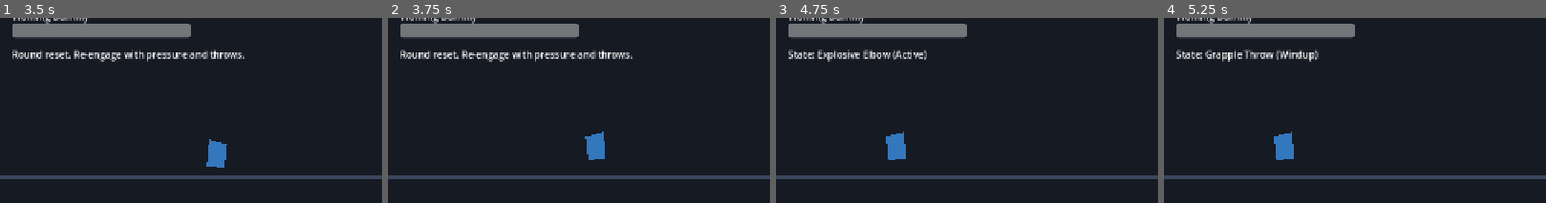
Above: before the commit, frames 1-4 (left to right).
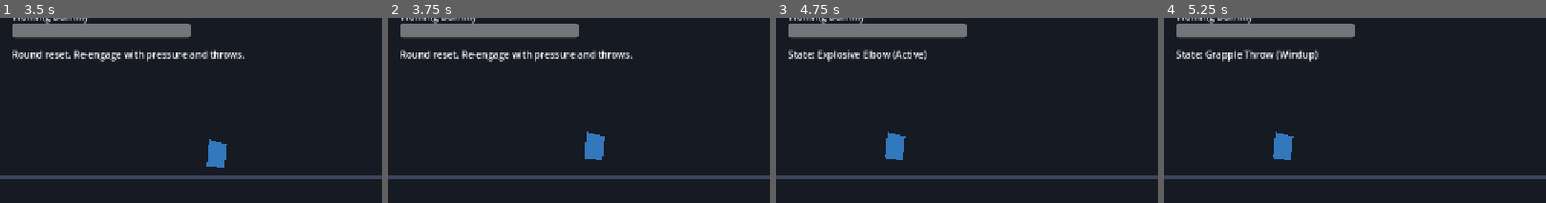
Above: after the commit, the same moments.

Repository: Eli-Blue/Ryuji-Kisaragi
Game: Godot game, scene res://src/scenes/main.tscn
Same seed, same stepped clock (60 frames per second), same inputs: the game is played once before the commit and once after it.
Inputs:
- Up to frame 1 (3.5 s): tap Enter at 0.5 s; hold D (move_right) 0.53-1.28 s; tap K (attack_elbow) at 0.6, 2.3, 2.85 s; tap J (attack_light) at 0.8, 1.35, 3.05 s; hold S (move_down) 1.28-2.03 s; tap L (grapple_throw) at 1.55, 2.1 s; hold D (move_right) 2.03-2.78 s; tap R (reset_round) at 2.75 s; hold W (move_up) from 2.78 s (still down)
- Up to frame 2 (3.75 s): release W (move_up) at 3.53 s; hold A (move_left) from 3.53 s (still down); tap J (attack_light) at 3.6 s
- Up to frame 3 (4.75 s): keep holding A (move_left); tap L (grapple_throw) at 3.8 s; tap I (block) at 4.35 s; tap K (attack_elbow) at 4.55 s
- Up to frame 4 (5.25 s): release A (move_left) at 5.03 s; hold S (move_down) from 5.03 s (still down); tap L (grapple_throw) at 5.1 s
The pictures show only the part of the screen within x 0-50%, y 13-63%; the shares and areas given below are measured in that part.

Frame 1 is identical in both runs. In frame 2, 0.2% of the frame differs, in the area x 51-57%, y 61-77%; in frame 3, 0.2%; in frame 4, 0.2%.

Commit message:
Refine attack input flow and target-facing behavior
Co-authored-by: Eli-Blue <156834420+Eli-Blue@users.noreply.github.com>

Diff:
--- a/src/scripts/dummy.gd
+++ b/src/scripts/dummy.gd
@@ -12,6 +12,7 @@
 @onready var body: Polygon2D = $Body
 
 func _ready() -> void:
+	add_to_group("combat_target")
 	health = max_health
 	defeated = false
 	health_changed.emit(health, max_health)
--- a/src/scripts/main.gd
+++ b/src/scripts/main.gd
@@ -46,6 +46,7 @@
 
 func _on_dummy_defeated_changed(is_defeated: bool) -> void:
 	if is_defeated:
+		status_lock_timer = 0.0
 		status_label.text = "Dummy down. Press R to reset and drill again."
 
 func reset_round() -> void:
--- a/src/scripts/player.gd
+++ b/src/scripts/player.gd
@@ -82,15 +82,15 @@
 	_update_visuals()
 
 func _process_movement_and_inputs() -> void:
-	if Input.is_action_just_pressed("attack_light"):
-		_try_start_attack("light")
-		return
-	if Input.is_action_just_pressed("attack_elbow"):
-		_try_start_attack("elbow")
-		return
-	if Input.is_action_just_pressed("grapple_throw"):
-		_try_start_attack("grapple")
-		return
+	var attack_inputs := {
+		"attack_light": "light",
+		"attack_elbow": "elbow",
+		"grapple_throw": "grapple"
+	}
+	for action_name: String in attack_inputs.keys():
+		if Input.is_action_just_pressed(action_name):
+			_try_start_attack(attack_inputs[action_name])
+			return
 
 	var move_input := Input.get_vector("move_left", "move_right", "move_up", "move_down")
 	if move_input.length() > 0.1:
@@ -109,6 +109,7 @@
 	if cooldowns.get(attack_name, 0.0) > 0.0:
 		return
 
+	_update_facing_from_target()
 	state = CombatState.ATTACK
 	current_attack = attack_name
 	attack_phase = "windup"
@@ -175,6 +176,20 @@
 	var attack_offset: Vector2 = facing.normalized() * float(profile["range"])
 	attack_shape.position = attack_offset
 
+func _update_facing_from_target() -> void:
+	var closest_distance := INF
+	var closest_direction := Vector2.ZERO
+	for target: Node in get_tree().get_nodes_in_group("combat_target"):
+		if target == self or not target is Node2D:
+			continue
+		var offset := (target as Node2D).global_position - global_position
+		var distance := offset.length()
+		if distance < closest_distance and distance > 0.0:
+			closest_distance = distance
+			closest_direction = offset / distance
+	if closest_direction != Vector2.ZERO:
+		facing = closest_direction
+
 func _update_visuals() -> void:
 	if absf(facing.x) > 0.1:
 		body.scale.x = signf(facing.x)
